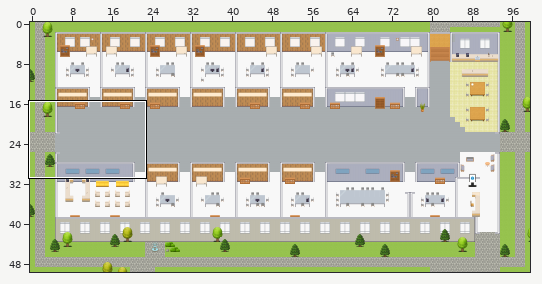
Level history. Tiled map (JSON): maps/CS-Customer-Experience-Platform-Sales-Service-Experience-Unit.tmj. Above, an overview of the earlier version with the close-up marked.
Close-up. Old version:
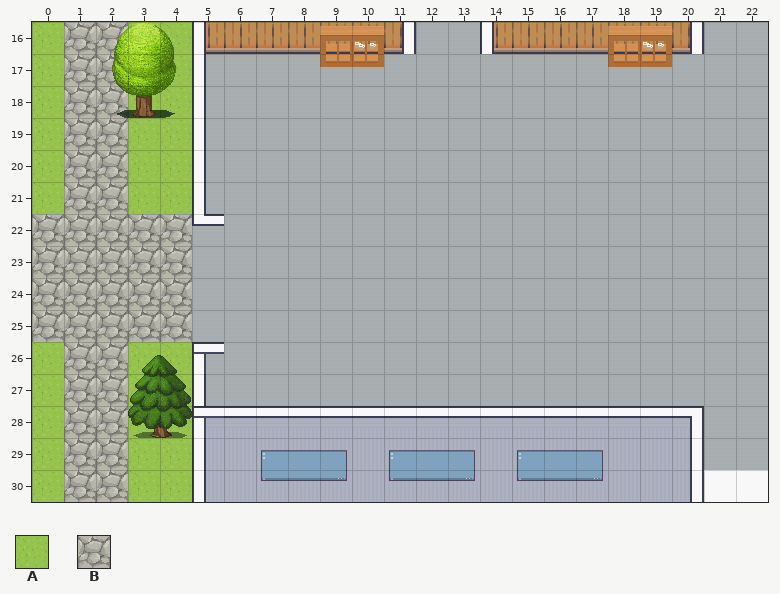
Cells are 32x32 px. Shown: x 0..22, y 16..30. The commit also changed other parts of the map, which this record leaves out.
Key: from "Exterior": A 629, B 638.
_ is an empty cell, # one hidden under a higher layer.
Layers that did not change in this view are not listed.
Layer "outside" before, first column x 0:
16 ABBAA##################
17 ABB#A##################
18 ABBAA##################
19 ABBAA##################
20 ABBAA##################
21 ABBAA##################
22 BBBBB##################
23 BBBBB##################
24 BBBBB##################
25 BBBBB##################
26 ABBAA##################
27 ABBAA##################
28 ABBAA##################
29 ABBAA##################
30 ABBAA##################
After:
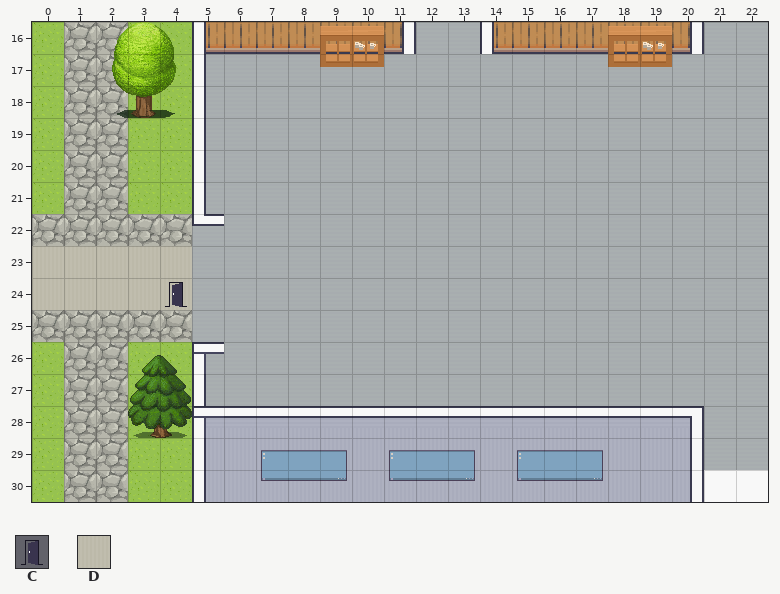
Further tiles: from "User_Zones": C 65; from "room2": D 328.
Edits made:
Layer "outside":
y 23..24: x 0..4 BBBBB -> DDDDD
Layer "zones":
y 24: x 4 _ -> C
Changed places in both close-ups, as pixel boxes (x1, y1, x2, y2):
changed: (32, 246, 192, 310)
